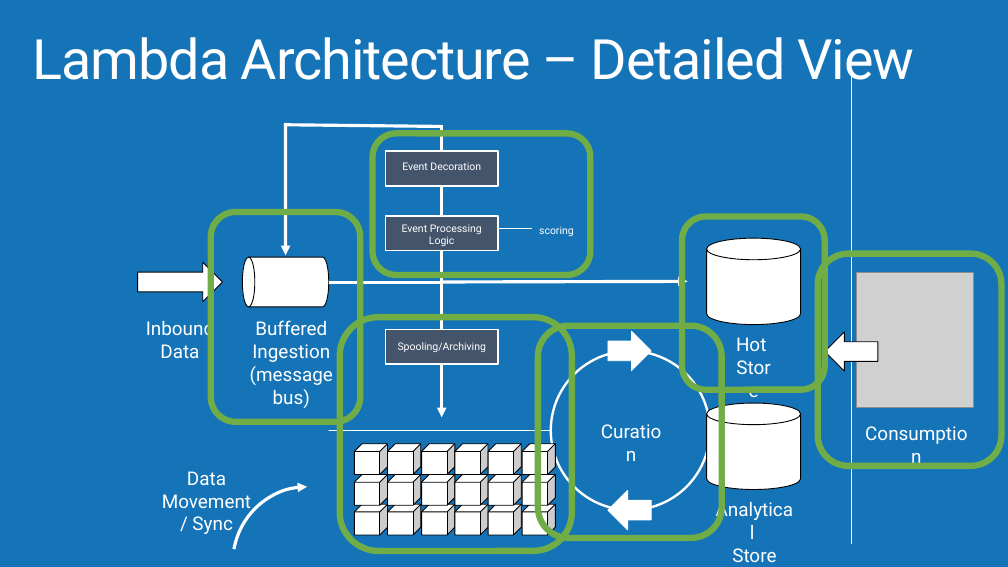
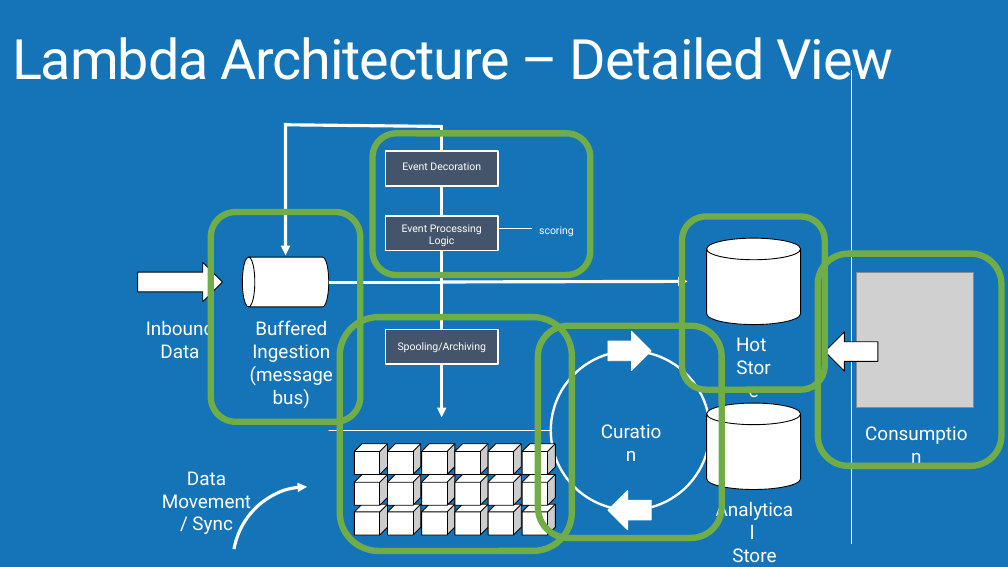
Before and after one commit to AzureCAT-GSI/Big-Data, a slide deck: slide 13 of Architecting Big Data Solutions.pptx. Drawn at 1008x567 pixels with LibreOffice and Linux fonts; fonts in the diff are those of the drawing; grey boxes stand for pictures; background and template pictures are left out. Boxes give left, top, right and bottom in pixels: in the first picture for what was removed or moved away, otherwise in the second. Text is boxed around its words. In the diff, an @@ line names an element or a change of style, - is before the commit and + after.

```diff
--- a/Architecting Big Data Solutions.pptx
+++ b/Architecting Big Data Solutions.pptx
@@ title "Lambda Architecture – Detailed View": place and size @@
-title "Lambda Architecture – Detailed View" at <box>33,37,914,92</box>
+title "Lambda Architecture – Detailed View" at <box>12,37,893,92</box>
```
Also in this commit, not shown: 11 other slides changed, 4 slides added, 6 slides removed.
